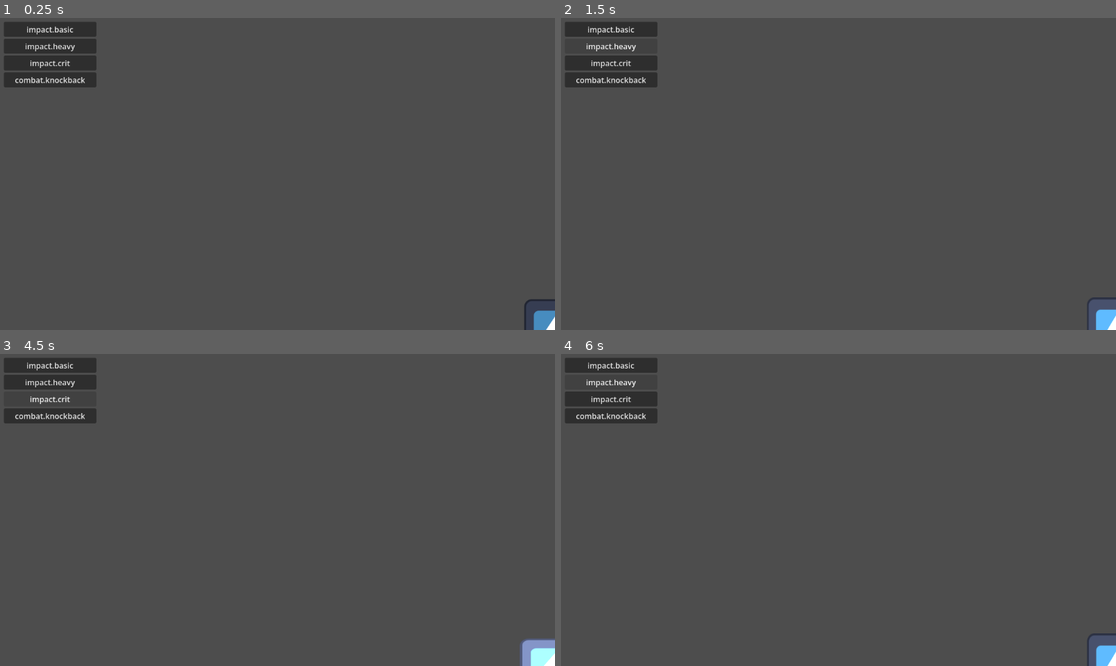
Above: before the commit, frames 1-4 (two rows, left to right).
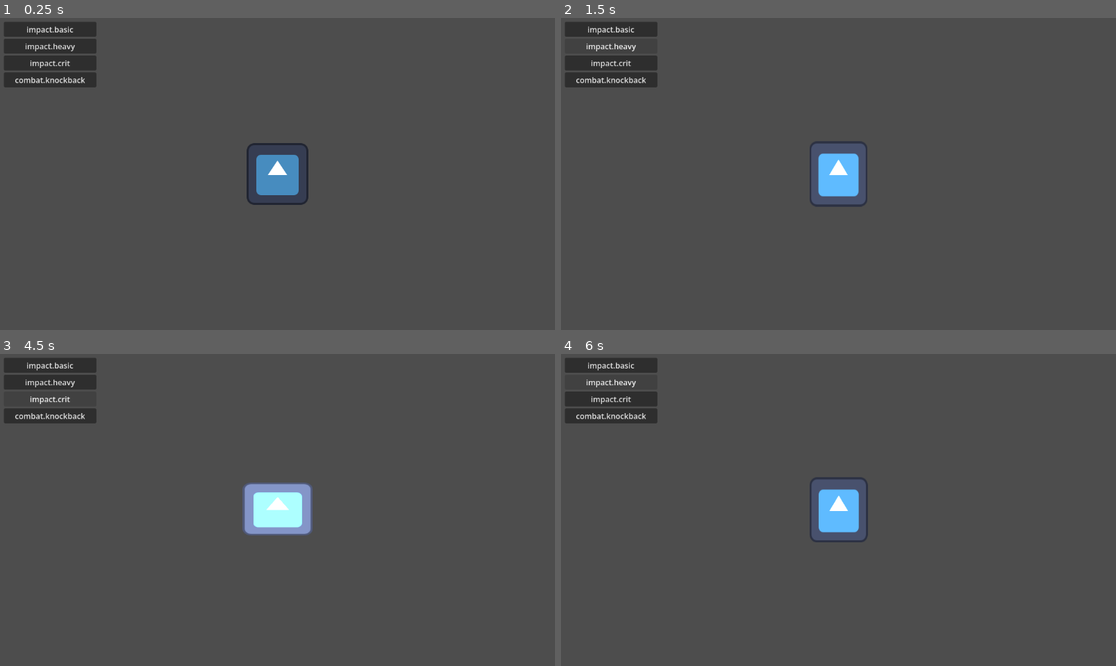
Above: after the commit, the same moments.

Repository: brisketty/asap2d.brk
Game: Godot game, scene res://scenes/demo_impact_vfx.tscn
The game is run twice, just before and just after one commit, with the same random seed, the same clock (stepped at 60 frames per second) and the same inputs. This scene is started directly instead of the project's main scene. The engine's default icon, where the game draws it, is replaced by a stand-in: a white triangle on a blue panel in a dark square.
Inputs:
- Up to frame 1 (0.25 s): no input
- Up to frame 2 (1.5 s): click "impact.basic" at 0.5 s; click "impact.heavy" at 1.25 s
- Up to frame 3 (4.5 s): click "impact.crit" at 2 s; click "impact.basic" at 2.75 s; click "impact.heavy" at 3.5 s; click "impact.crit" at 4.25 s
- Up to frame 4 (6 s): click "impact.basic" at 5 s; click "impact.heavy" at 5.75 s

The runs differ from the first frame. In frame 1, 1.6% of the frame differs, in the area x 44-100%, y 40-100%; in frame 2, 2.6%; in frame 3, 2.7%, in the area x 43-100%, y 41-100%; in frame 4, 2.6%.

Commit message:
demo_impact_vfx: register the target with CameraDirector
The impact VFX demo never called set_followed, so the camera never tracked its target.

Diff:
--- a/scenes/demo_impact_vfx.gd
+++ b/scenes/demo_impact_vfx.gd
@@ -30,6 +30,7 @@
 	node_heavy_button.pressed.connect(handle_node_heavy_button_pressed)
 	node_crit_button.pressed.connect(handle_node_crit_button_pressed)
 	node_knockback_button.pressed.connect(handle_node_knockback_button_pressed)
+	CameraDirector.set_followed(node_target)
 
 
 func emit_impact(p_event_id: StringName, p_magnitude: float) -> void:
